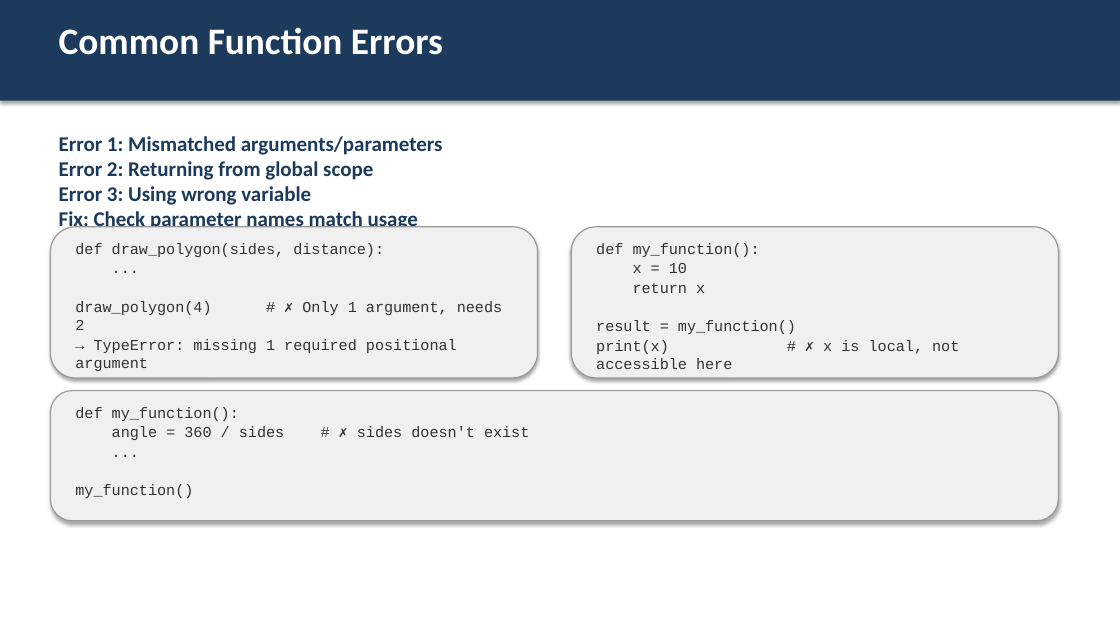
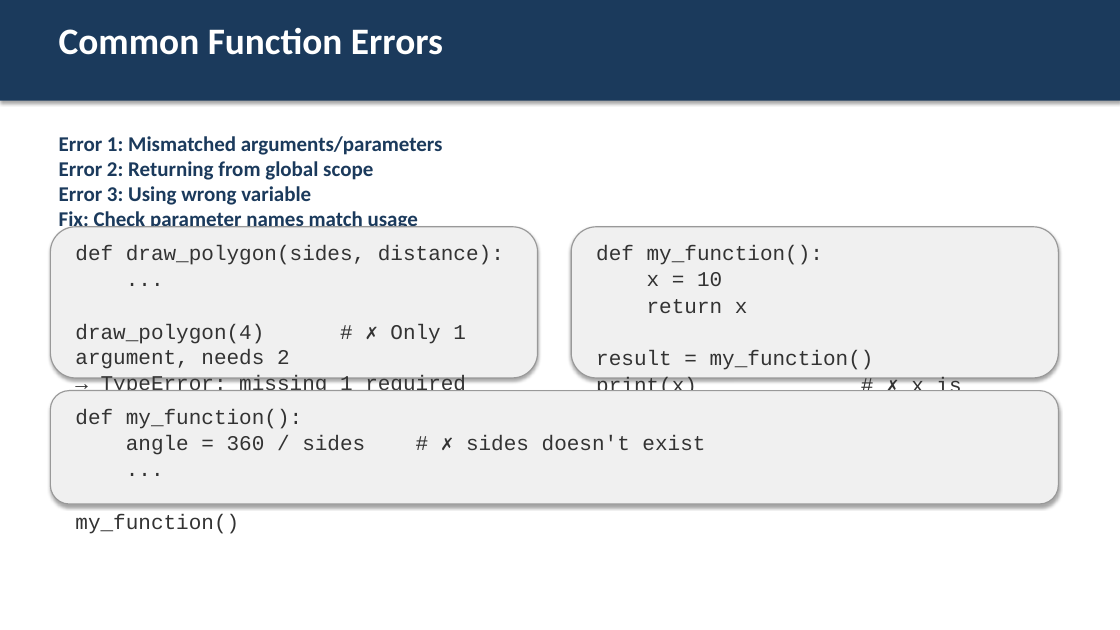
Before and after one commit to bradamiller/IntoToPython, a slide deck: slide 10 of module-01-driving/slides/10-python-functions.pptx. Drawn at 1120x630 pixels with LibreOffice and Linux fonts; fonts in the diff are those of the drawing. Boxes give left, top, right and bottom in pixels: in the first picture for what was removed or moved away, otherwise in the second. Text is boxed around its words. In the diff, an @@ line names an element or a change of style, - is before the commit and + after.

```diff
--- a/module-01-driving/slides/10-python-functions.pptx
+++ b/module-01-driving/slides/10-python-functions.pptx
@@ rounded rectangle resized from (x1=50, y1=391, x2=1059, y2=521) to (x1=50, y1=391, x2=1059, y2=504) @@
@@ size 13 to 18 pt in 3 elements at (x1=75, y1=245, x2=504, y2=423), (x1=596, y1=245, x2=961, y2=391), (x1=75, y1=409, x2=705, y2=455) @@
```
Also in this commit, not shown: 10 other slides changed, 9 other files.
